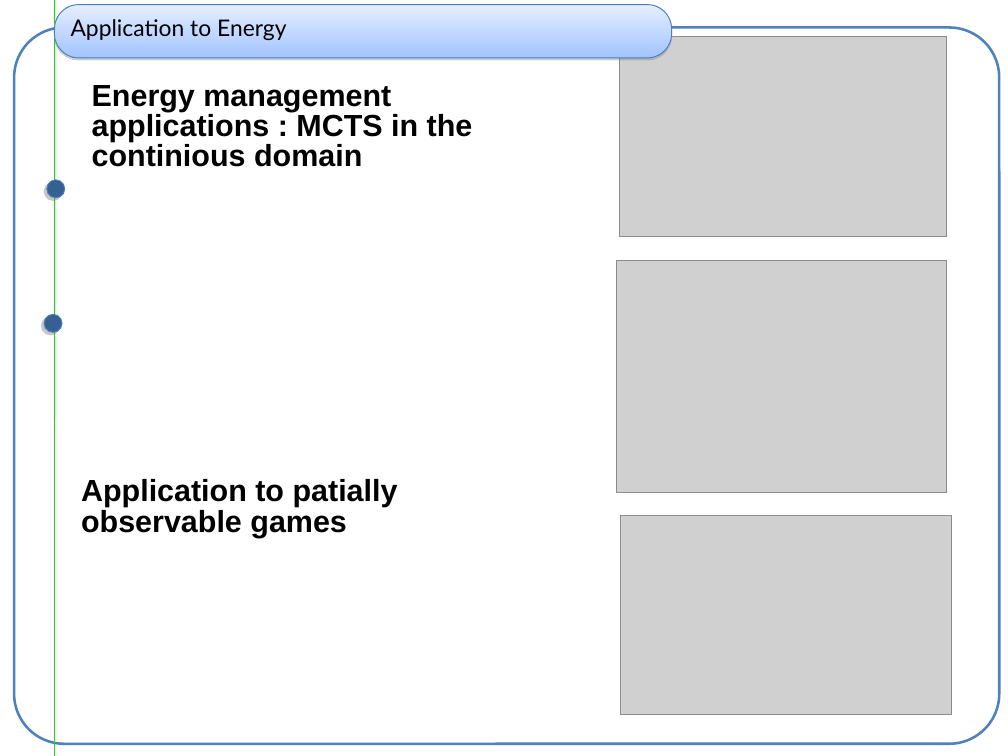
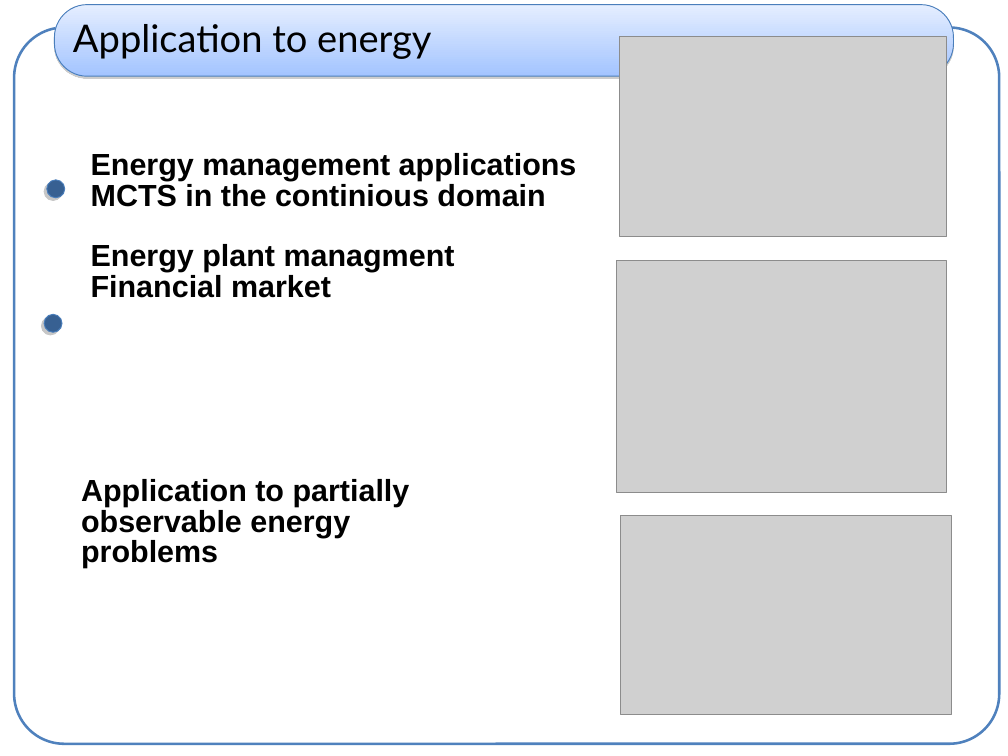
Before and after one commit to haspeleo/Android-Dev, a slide deck: slide 10 of MCTS/mcts_xp.ppt. Drawn at 1008x756 pixels with LibreOffice and Linux fonts; fonts in the diff are those of the drawing; grey boxes stand for pictures. Boxes give left, top, right and bottom in pixels: in the first picture for what was removed or moved away, otherwise in the second. Text is boxed around its words. In the diff, an @@ line names an element or a change of style, - is before the commit and + after.

```diff
--- a/MCTS/mcts_xp.ppt
+++ b/MCTS/mcts_xp.ppt
@@ rounded rectangle "Application to energy": place and size @@
-rounded rectangle "Application to energy" at [55,5,672,58]
+rounded rectangle "Application to energy" at [55,5,954,76]
@@ line removed from (55, 0) to (55, 756) @@
@@ text in rounded rectangle at [73,24,431,59]: text changed; size 18 to 30 pt @@
-Application to Energy
+Application to energy
@@ text at [91,153,577,298]: text changed @@
-Energy management applications : MCTS in the continious domain
+Energy management applications MCTS in the continious domain
+Energy plant managment
+Financial market
@@ text at [81,479,410,568]: text changed @@
-Application to patially observable games
+Application to partially observable energy problems
```
Also in this commit, not shown: 9 other slides changed, 3 other files.
